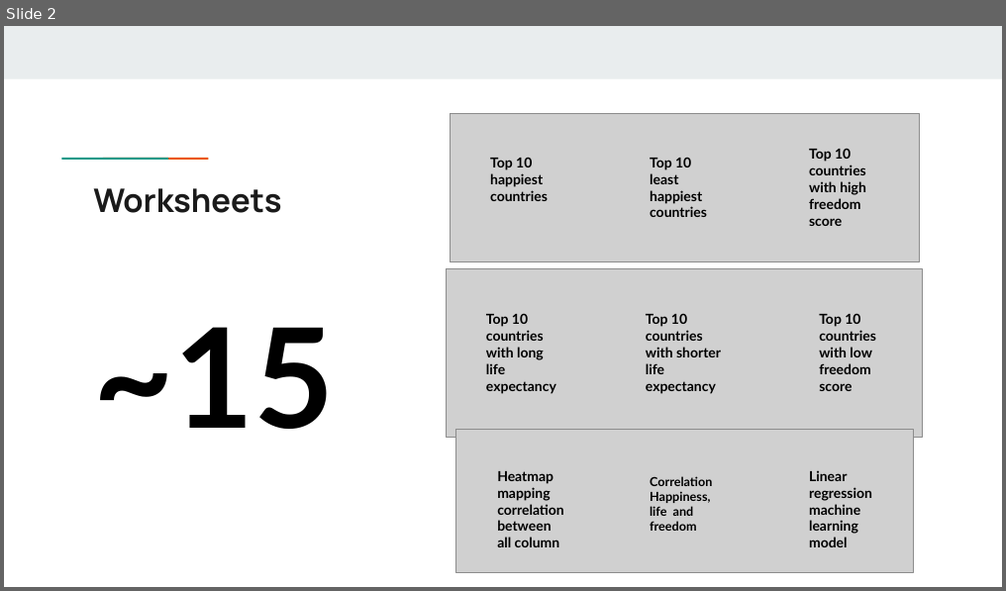
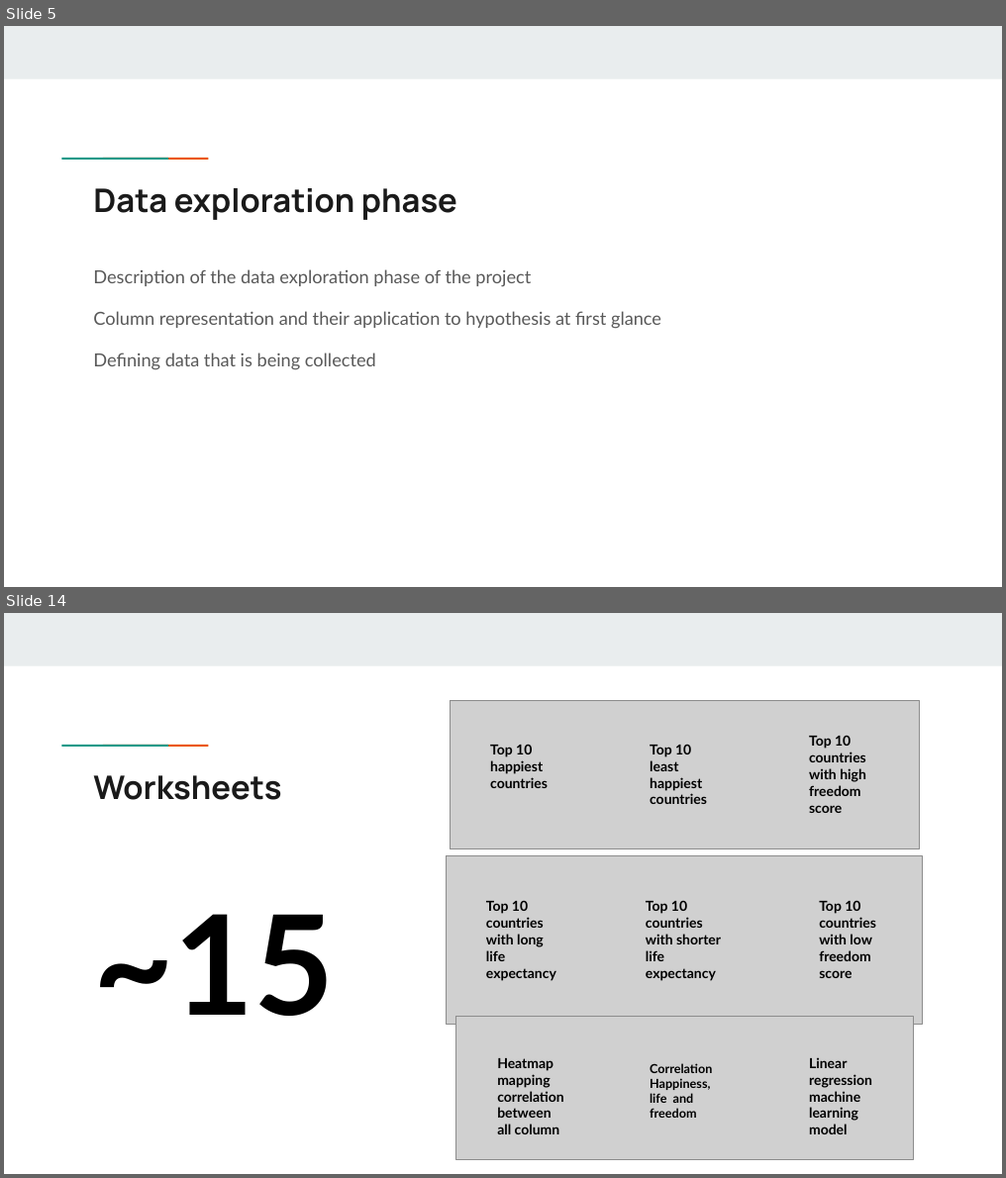
Before and after one commit to GloriaY007/Final-Group-Project-, a slide deck: Resources/Can we predict happiness.pptx. Shown one above the other, each under a label of ours: slide 2 before the commit, slides 5 and 14 after it; the slides between them are not shown. The pictures are 1006x591 and 1006x1178 pixels, drawn with LibreOffice and Linux fonts; fonts in the diff are those of the drawing; grey boxes stand for pictures. Boxes give left, top, right and bottom in pixels: in the first picture for what was removed or moved away, otherwise in the second. Text is boxed around its words. In the diff, an @@ line names an element or a change of style, - is before the commit and + after.

```diff
--- a/Resources/Can we predict happiness.pptx
+++ b/Resources/Can we predict happiness.pptx
@@ slide 5 added at (4,26,1002,587), background #FFFFFF; not listed: 3 template elements that a slide beside it also shows @@
@@ title added at (93,188,457,220), 23.4 pt, text #1A1A1A, bold @@
+Data exploration phase
@@ text added at (93,270,661,371), 13 pt, text #595959 @@
+Description of the data exploration phase of the project
+Column representation and their application to hypothesis at first glance
+Defining data that is being collected
@@ what was slide 2 is now slide 14 @@
```
Also in this commit, not shown: 1 slide changed, 13 other slides added.
